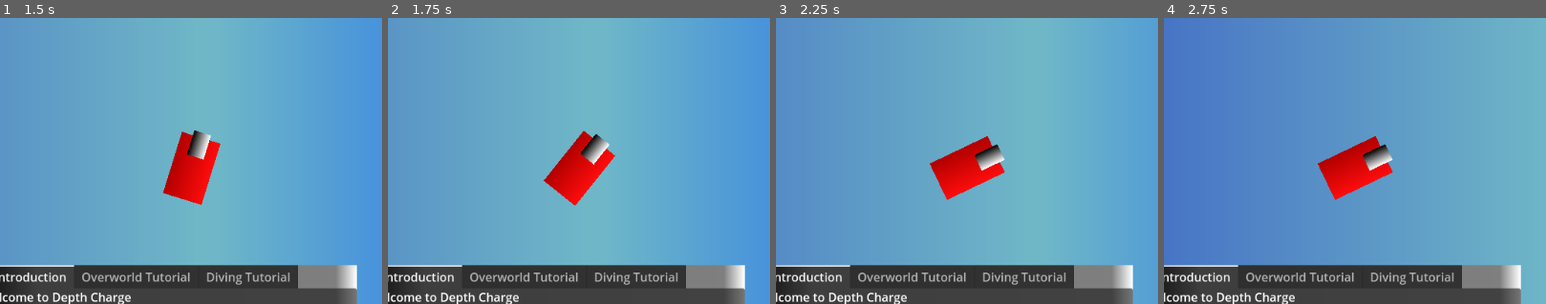
Above: before the commit, frames 1-4 (left to right).
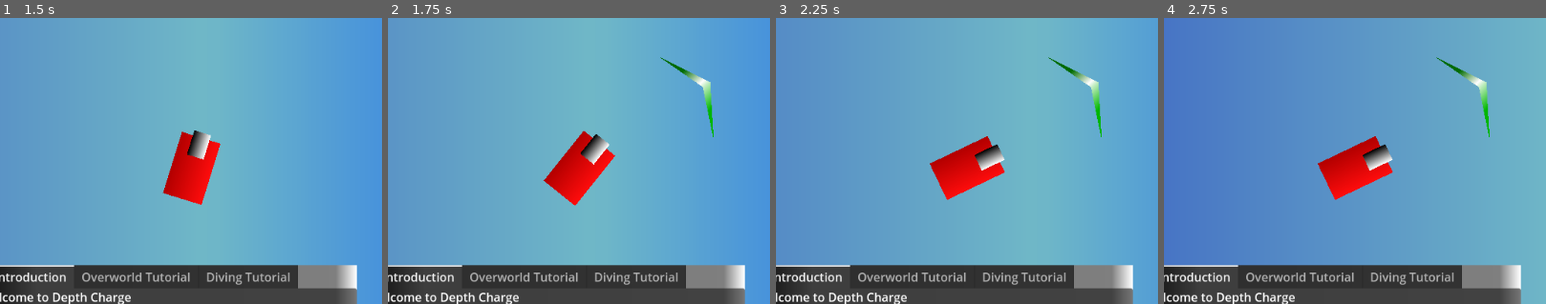
Above: after the commit, the same moments.

Repository: malceore/LD57
Game: Godot game, scene res://scenes/main/main_game.tscn
Two runs of this game, one before a commit and one after it. Both use one fixed random seed, a clock stepped at 60 frames per second and the inputs below.
Inputs:
- Up to frame 1 (1.5 s): click "Play" at 0.5 s; tap Enter at 1.25 s; hold Right (right) from 1.28 s (still down); tap E (dive) at 1.35 s
- Up to frame 2 (1.75 s): keep holding Right (right); tap Space (sonar) at 1.55 s
- Up to frame 3 (2.25 s): release Right (right) at 2.03 s; hold S (down) from 2.03 s (still down); tap Space (sonar) at 2.1 s
- Up to frame 4 (2.75 s): keep holding S (down); tap E (dive) at 2.3 s
The pictures show only the part of the screen within x 25-75%, y 24-74%; the shares and areas given below are measured in that part.

Frame 1 is identical in both runs. In frame 2, 0.5% of the frame differs, in the area x 71-86%, y 13-42%; in frame 3, 0.5%; in frame 4, 0.5%.

Commit message:
added indicator for nearest dive spot upon using sonar

Diff:
--- a/globals/globals.gd
+++ b/globals/globals.gd
@@ -8,13 +8,3 @@
 var CURRENT_MODE = GameMode.STEALTH_GAME
 var SCORE = 0
 var TUTORIALS_COMPLETED = 0
-
-
-var dive_missions = [
-	"res://scenes/dive_game/dive_missions/dive_mission_1.tscn",
-	"res://scenes/dive_game/dive_missions/dive_mission_2.tscn",
-	"res://scenes/dive_game/dive_missions/dive_mission_3.tscn",
-	"res://scenes/dive_game/dive_missions/dive_mission_4.tscn",
-	"res://scenes/dive_game/dive_missions/dive_mission_5.tscn",
-	"res://scenes/dive_game/dive_missions/dive_mission_6.tscn"
-]
--- a/scenes/stealth_game/ship.gd
+++ b/scenes/stealth_game/ship.gd
@@ -1,6 +1,7 @@
 extends CharacterBody2D
 
 signal dive(location)
+signal sonar
 
 var current_area = null
 
@@ -53,3 +54,4 @@
 	for spot in dive_spots:
 		if spot.has_method("reveal_spot"):
 			spot.reveal_spot()
+	sonar.emit()
--- a/scenes/stealth_game/stealth_game.gd
+++ b/scenes/stealth_game/stealth_game.gd
@@ -3,3 +3,21 @@
 
 func _on_ship_dive(location) -> void:
 	dive.emit(location)
+
+func _on_ship_sonar() -> void:
+	var ship_position = $ship.global_position
+	var closest_dive_spot_position = $DiveSpots.get_child(0).global_position
+	var closest_position_distance = closest_dive_spot_position.distance_to(ship_position)
+
+	for dive_spot in $DiveSpots.get_children():
+		var position_distance = dive_spot.global_position.distance_to(ship_position)
+		if position_distance < closest_position_distance:
+			closest_dive_spot_position = dive_spot.global_position
+			closest_position_distance = position_distance
+
+	$Camera2D/DiveSpotPointer.look_at(closest_dive_spot_position)
+	$Camera2D/DiveSpotPointer.show()
+	$Camera2D/DiveSpotPointer/Timer.start()
+
+func _on_timer_timeout() -> void:
+	$Camera2D/DiveSpotPointer.hide()
--- a/scenes/stealth_game/stealth_game.tscn
+++ b/scenes/stealth_game/stealth_game.tscn
@@ -37,6 +37,13 @@
 "points": PackedVector2Array(0, 0, 0, 0, 2620, 1449, 0, 0, 0, 0, 2294, 1610, 0, 0, 0, 0, 2017, 1644, 0, 0, 0, 0, 1749,  …(521 unchanged characters)…
 }
 point_count = 25
+
+[sub_resource type="Gradient" id="Gradient_ygplh"]
+offsets = PackedFloat32Array(0, 0.492958, 1)
+colors = PackedColorArray(1.15514e-06, 0.41793, 1.92523e-07, 1, 1, 1, 1, 1, 0, 0.717647, 0, 1)
+
+[sub_resource type="GradientTexture2D" id="GradientTexture2D_23whf"]
+gradient = SubResource("Gradient_ygplh")
 
 [sub_resource type="WorldBoundaryShape2D" id="WorldBoundaryShape2D_ygplh"]
 normal = Vector2(0, 1)
@@ -120,6 +127,19 @@
 [node name="Camera2D" type="Camera2D" parent="."]
 position = Vector2(2895, 1937)
 
+[node name="DiveSpotPointer" type="Node2D" parent="Camera2D"]
+visible = false
+
+[node name="Polygon2D" type="Polygon2D" parent="Camera2D/DiveSpotPointer"]
+position = Vector2(200, 0)
+rotation = 1.5708
+texture = SubResource("GradientTexture2D_23whf")
+polygon = PackedVector2Array(-0.144003, -8.99433, -67.144, 30.0057, -0.144003, 3.00567, 67.856, 30.0057)
+uv = PackedVector2Array(40, -79, -40, -45, 38, -63, 93, -41)
+
+[node name="Timer" type="Timer" parent="Camera2D/DiveSpotPointer"]
+one_shot = true
+
 [node name="Control" type="Control" parent="Camera2D"]
 layout_mode = 3
 anchors_preset = 0
@@ -165,3 +185,5 @@
 shape = SubResource("WorldBoundaryShape2D_bj0d7")
 
 [connection signal="dive" from="ship" to="." method="_on_ship_dive"]
+[connection signal="sonar" from="ship" to="." method="_on_ship_sonar"]
+[connection signal="timeout" from="Camera2D/DiveSpotPointer/Timer" to="." method="_on_timer_timeout"]
Not shown: 1 places in scenes/stealth_game/stealth_game.tscn that only renumber resources
